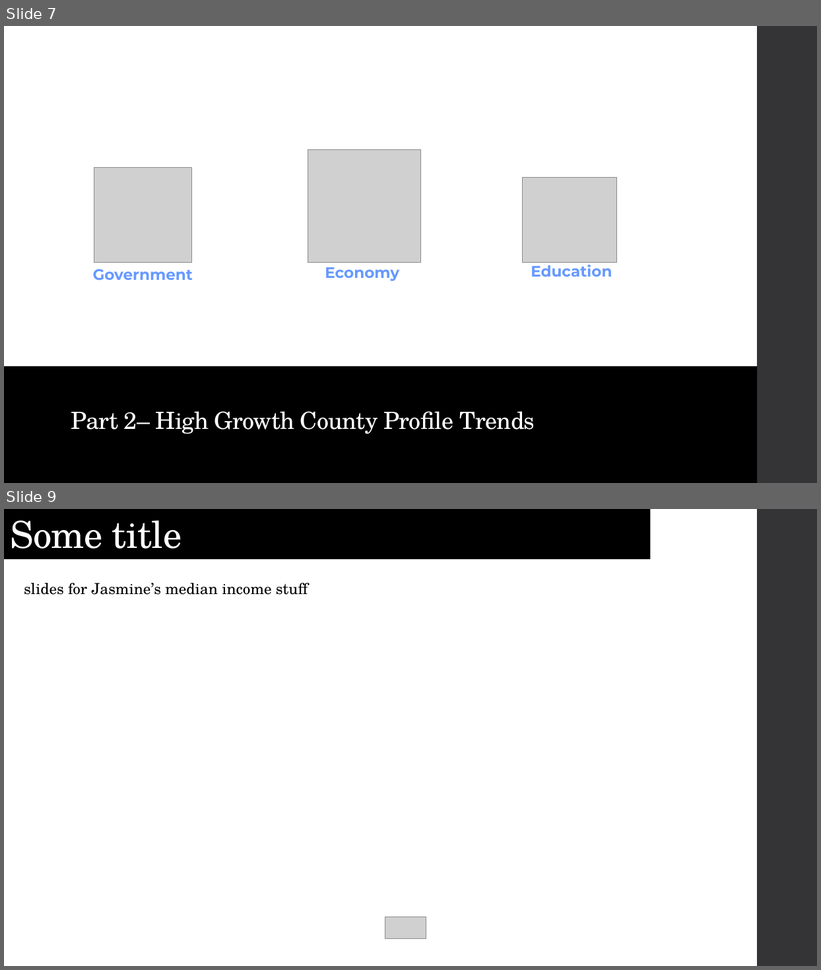
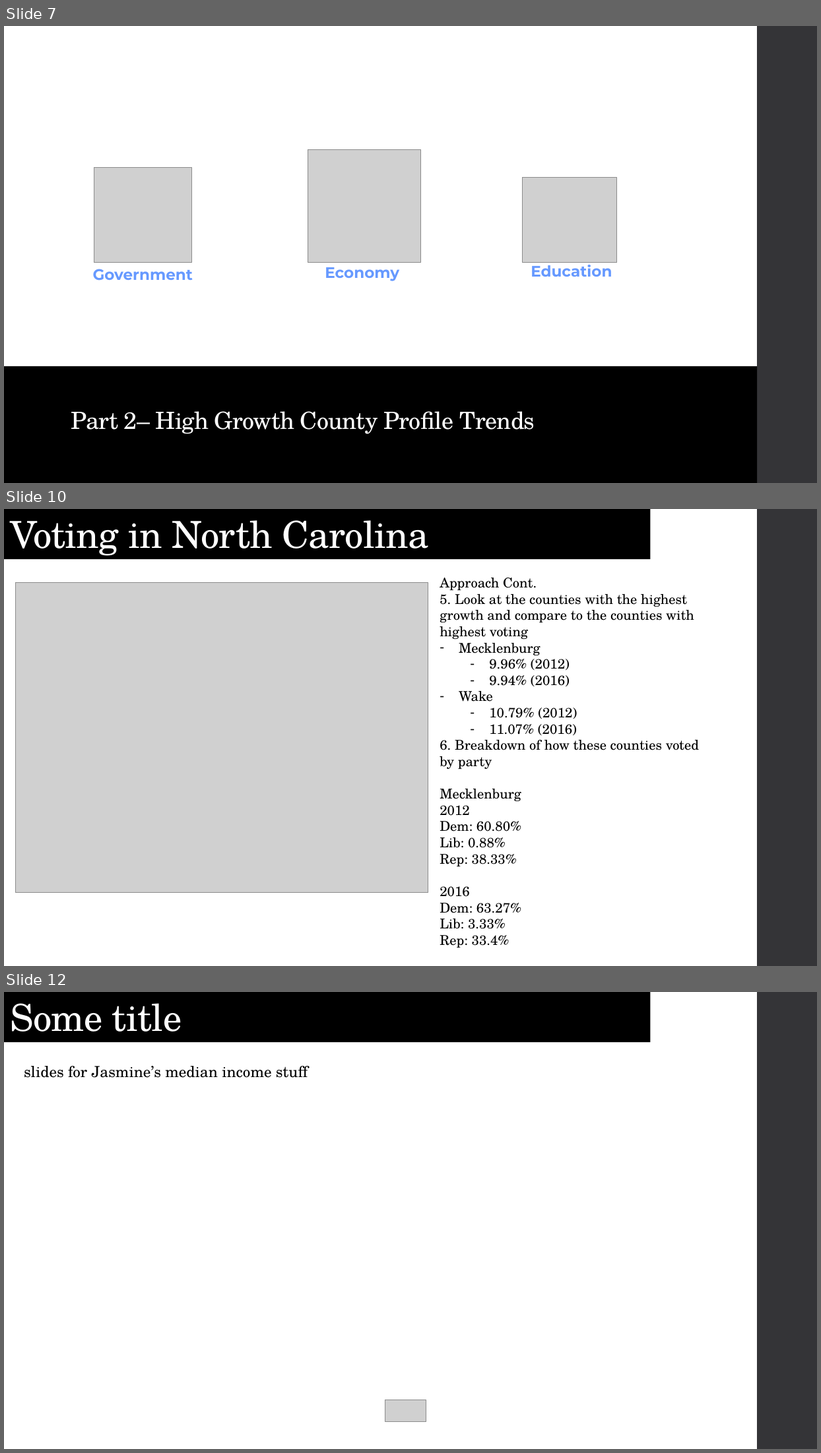
Before and after one commit to jasgarcia/NCGrowth, a slide deck: presentation/NC Growth.pptx. Shown one above the other, each under a label of ours: slides 7 and 9 before the commit, slides 7, 10 and 12 after it; the slides between them are not shown. The pictures are 821x970 and 821x1453 pixels, drawn with LibreOffice and Linux fonts; fonts in the diff are those of the drawing; grey boxes stand for pictures. Boxes give left, top, right and bottom in pixels: in the first picture for what was removed or moved away, otherwise in the second. Text is boxed around its words. In the diff, an @@ line names an element or a change of style, - is before the commit and + after.

```diff
--- a/presentation/NC Growth.pptx
+++ b/presentation/NC Growth.pptx
@@ slide 10 added at (4, 509, 817, 966), background #FFFFFF; not listed: 1 template element that a slide beside it also shows @@
@@ title added at (4, 509, 651, 559), fill #000000, 44 pt, text #FFFFFF @@
+Voting in North Carolina
@@ picture added at (16, 582, 428, 893) @@
@@ text added at (440, 578, 699, 948), 16 pt, text #000000 @@
+Approach Cont.
+5. Look at the counties with the highest growth and compare to the counties with highest voting
+– Mecklenburg
+  – 9.96% (2012)
+  – 9.94% (2016)
+– Wake
+  – 10.79% (2012)
+  – 11.07% (2016)
+6. Breakdown of how these counties voted by party
+Mecklenburg
+2012
+Dem: 60.80%
+Lib: 0.88%
+Rep: 38.33%
+2016
+Dem: 63.27%
+Lib: 3.33%
+Rep: 33.4%
@@ what was slide 9 is now slide 12 @@
```
Also in this commit, not shown: 2 slides changed, 3 other slides added, 1 slide removed, 10 other files.
